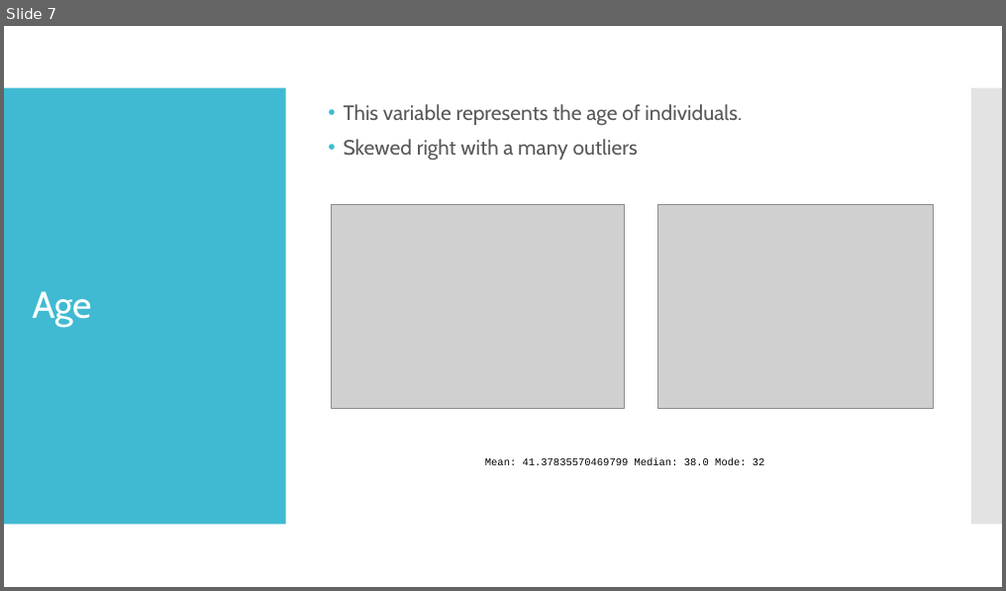
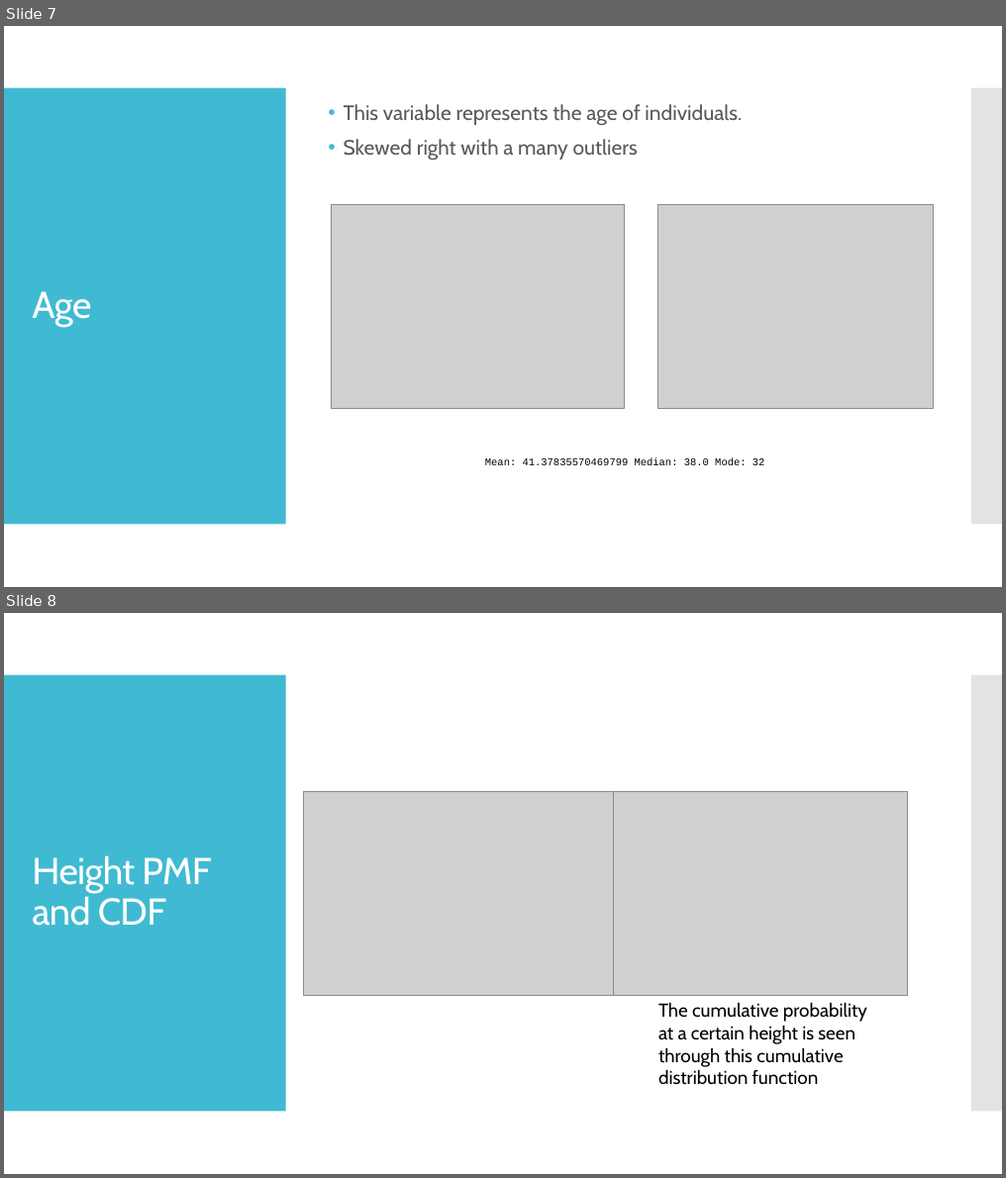
Before and after one commit to kalaikalyan/DSC530Final, a slide deck: Final Project – DSC530.pptx. Shown one above the other, each under a label of ours: slide 7 before the commit, slides 7 and 8 after it. The pictures are 1006x591 and 1006x1178 pixels, drawn with LibreOffice and Linux fonts; fonts in the diff are those of the drawing; grey boxes stand for pictures. Boxes give left, top, right and bottom in pixels: in the first picture for what was removed or moved away, otherwise in the second. Text is boxed around its words. In the diff, an @@ line names an element or a change of style, - is before the commit and + after.

```diff
--- a/Final Project – DSC530.pptx
+++ b/Final Project – DSC530.pptx
@@ slide 8 added at bbox=[4, 613, 1002, 1174], background #FFFFFF; not listed: 2 template elements that a slide beside it also shows @@
@@ picture added at bbox=[303, 791, 614, 995] @@
@@ picture added at bbox=[604, 791, 908, 995] @@
@@ title added at bbox=[32, 856, 211, 926], 36 pt, text #FFFFFF @@
+Height PMF and CDF
@@ text added at bbox=[658, 1002, 867, 1085], 18 pt, text #000000 @@
+The cumulative probability at a certain height is seen through this cumulative distribution function
```
Also in this commit, not shown: 3 other slides added, 1 slide removed, 1 other file.
